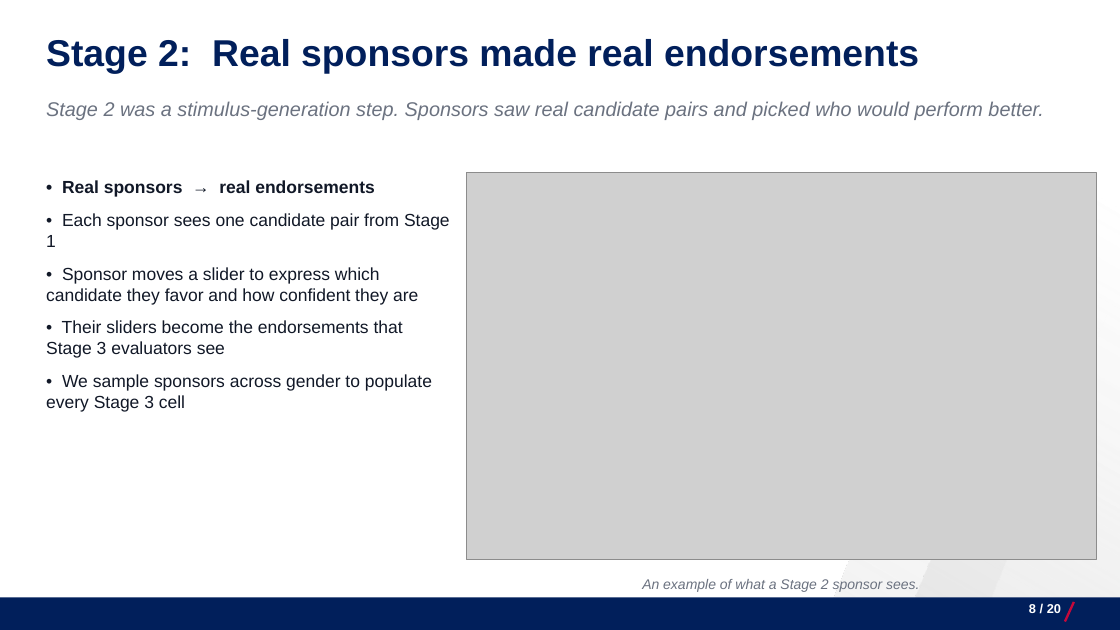
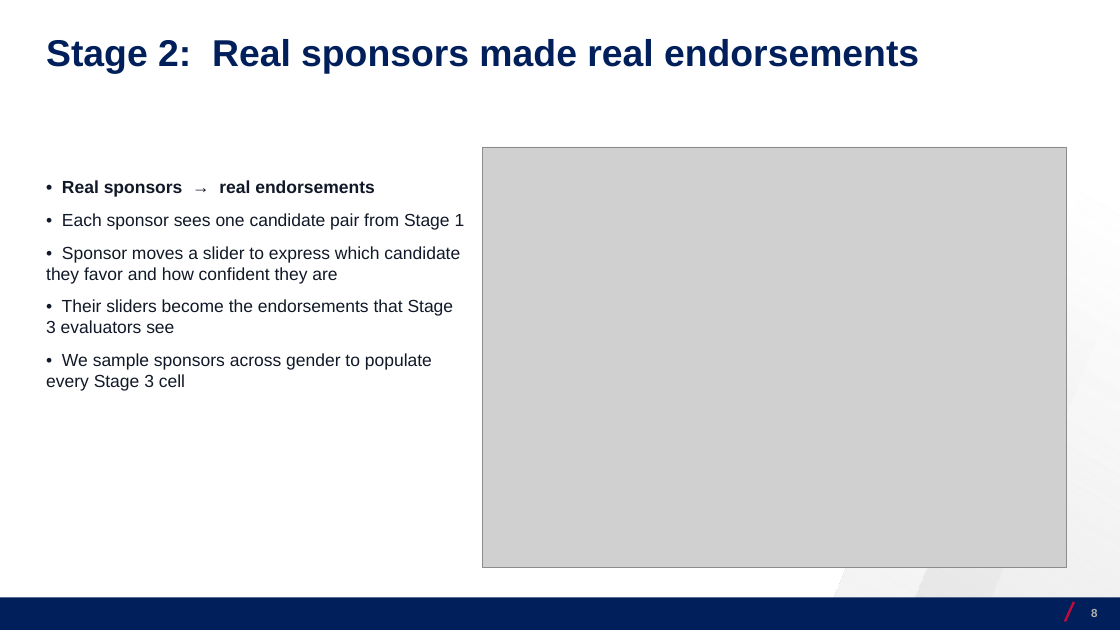
Before and after one commit to josecerv/sponsorship-network, a slide deck: slide 8 of docs/UChicago-0410.pptx. Drawn at 1120x630 pixels with LibreOffice and Linux fonts; fonts in the diff are those of the drawing; grey boxes stand for pictures; background and template pictures are left out. Boxes give left, top, right and bottom in pixels: in the first picture for what was removed or moved away, otherwise in the second. Text is boxed around its words. In the diff, an @@ line names an element or a change of style, - is before the commit and + after.

```diff
--- a/docs/UChicago-0410.pptx
+++ b/docs/UChicago-0410.pptx
@@ text removed at (46,101,1044,120) @@
-Stage 2 was a stimulus-generation step. Sponsors saw real candidate pairs and picked who would perform better.
@@ picture: place and size @@
-picture at (466,172,1096,560)
+picture at (483,147,1067,568)
@@ text "• Real sponsors → real ..." rewrapped from (46,180,450,412) to (46,180,465,391) @@
@@ text removed at (642,579,919,592) @@
-An example of what a Stage 2 sponsor sees.
@@ page number at (1091,608,1097,620): text changed; size 11 to 10 pt; text colour #FFFFFF to #AFAFAF @@
-8 / 20
+8
```
Also in this commit, not shown: 17 other slides changed, 2 slides added, 2 slides removed, 28 other files.
